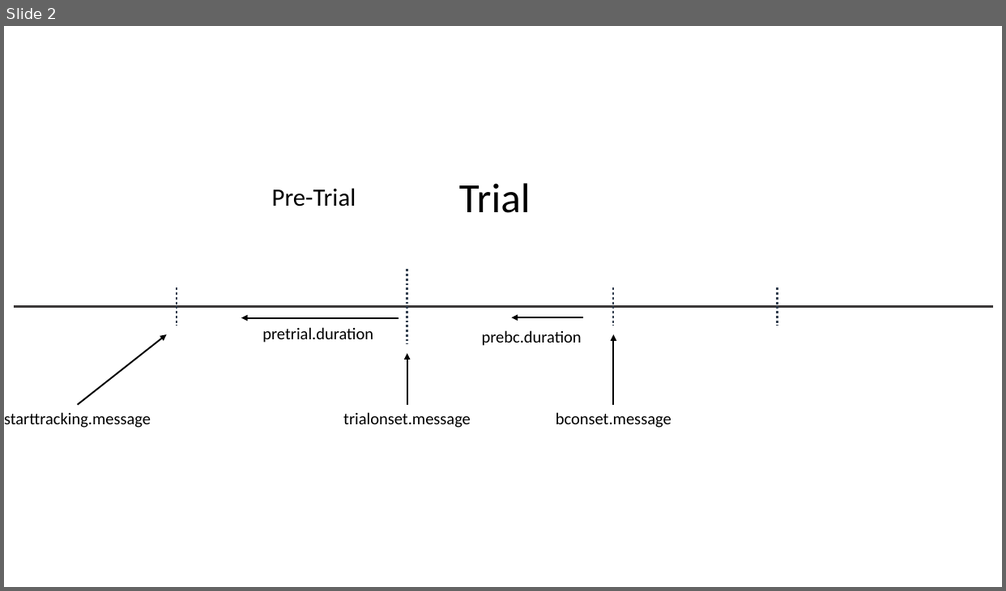
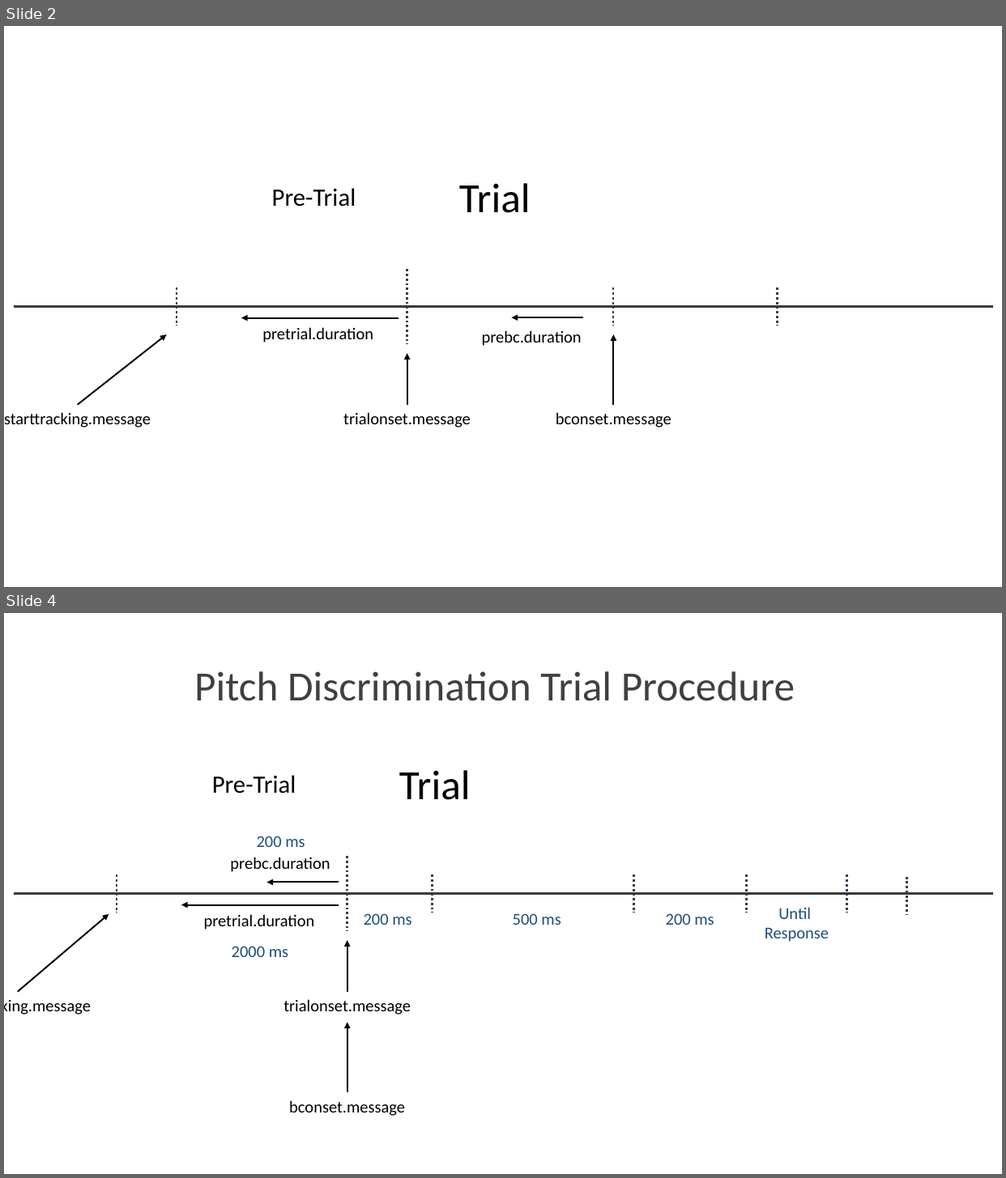
Before and after one commit to dr-JT/pupillometry, a slide deck: trialmarkers.pptx. Shown one above the other, each under a label of ours: slide 2 before the commit, slides 2 and 4 after it; the slides between them are not shown. The pictures are 1006x591 and 1006x1178 pixels, drawn with LibreOffice and Linux fonts; fonts in the diff are those of the drawing. Boxes give left, top, right and bottom in pixels: in the first picture for what was removed or moved away, otherwise in the second. Text is boxed around its words. In the diff, an @@ line names an element or a change of style, - is before the commit and + after.

```diff
--- a/trialmarkers.pptx
+++ b/trialmarkers.pptx
@@ slide 4 added at [4, 613, 1002, 1174], background #FFFFFF @@
@@ group added at [4, 671, 994, 1116]: 14 texts, 8 lines, 5 arrows @@
+Trial
+Pre-Trial
+starttracking.message
+trialonset.message
+pretrial.duration
+bconset.message
+prebc.duration
+Pitch Discrimination Trial Procedure
+2000 ms
+200 ms
+200 ms
+500 ms
+200 ms
+Until
+Response
```
Also in this commit, not shown: 2 other slides added, 12 other files.
